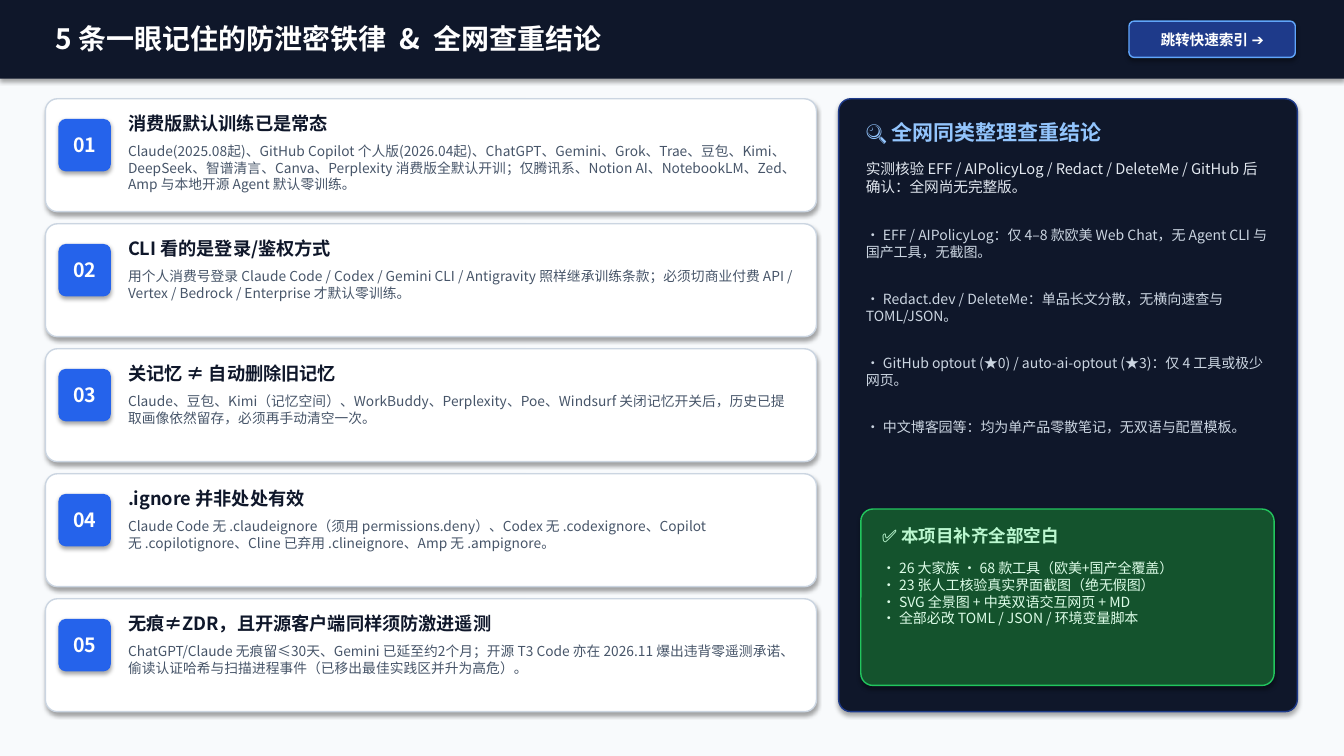
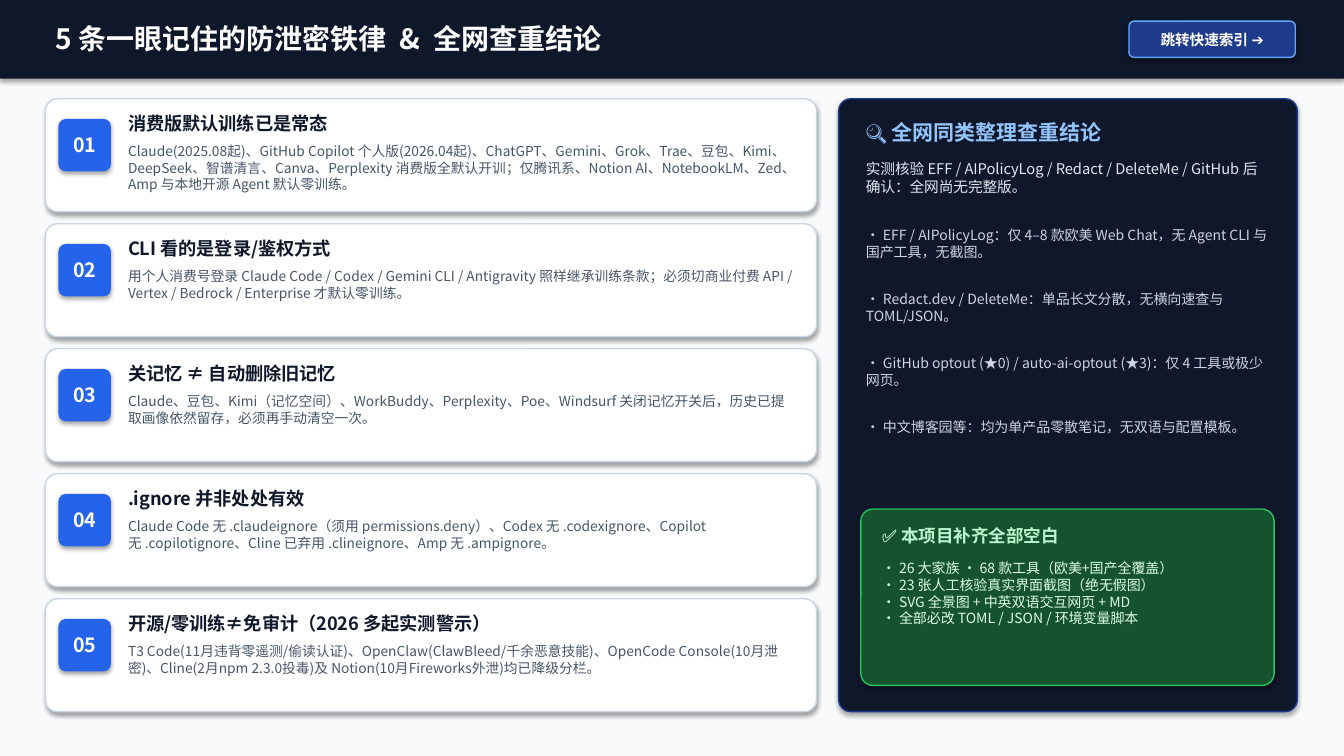
Before and after one commit to xialuyu5-oss/ai-privacy-switches, a slide deck: slide 3 of exports/AI_Agent_隐私记忆与防训练开关全手册_2026.pptx. Drawn at 1344x756 pixels with LibreOffice and Linux fonts; fonts in the diff are those of the drawing. Boxes give left, top, right and bottom in pixels: in the first picture for what was removed or moved away, otherwise in the second. Text is boxed around its words. In the diff, an @@ line names an element or a change of style, - is before the commit and + after.

Commit message:
audit(2026): re-audit all Best Practice & Safe Cloud zones — split OpenClaw/Cline/Roo/Kilo, downgrade OpenCode & Notion AI after 2026 breaches

```diff
--- a/exports/AI_Agent_隐私记忆与防训练开关全手册_2026.pptx
+++ b/exports/AI_Agent_隐私记忆与防训练开关全手册_2026.pptx
@@ text at [128, 614, 490, 634]: text changed @@
-无痕≠ZDR，且开源客户端同样须防激进遥测
+开源/零训练≠免审计（2026 多起实测警示）
@@ text at [128, 644, 778, 676]: text changed @@
-ChatGPT/Claude 无痕留≤30天、Gemini 已延至约2个月；开源 T3 Code 亦在 2026.11 爆出违背零遥测承诺、偷读认证哈希与扫描进程事件（已移出最佳实践区并升为高危）。
+T3 Code(11月违背零遥测/偷读认证)、OpenClaw(ClawBleed/千余恶意技能)、OpenCode Console(10月泄密)、Cline(2月npm 2.3.0投毒)及 Notion(10月Fireworks外泄)均已降级分栏。
```
Also in this commit, not shown: 32 other slides changed, 2 slides added, 6 other files.
